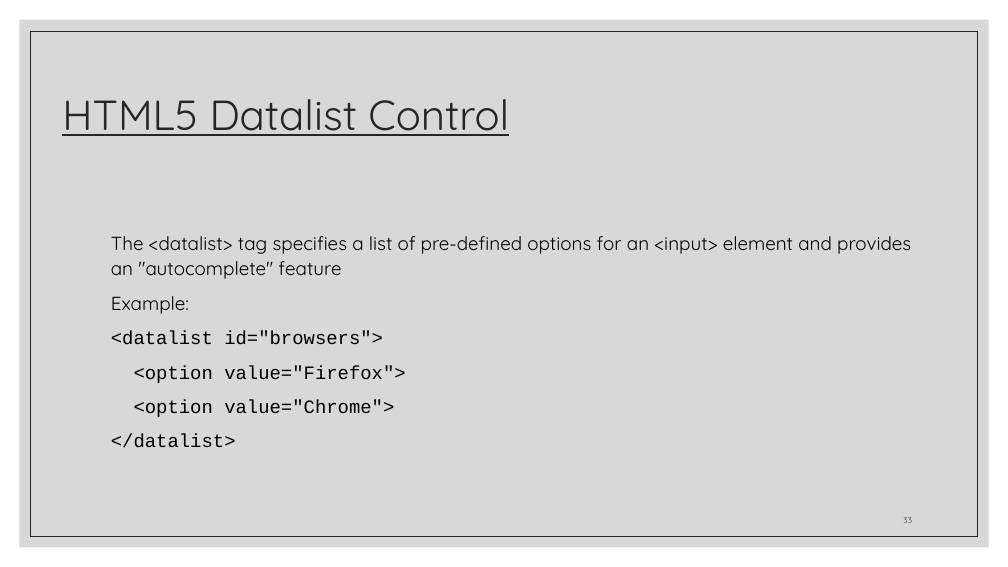
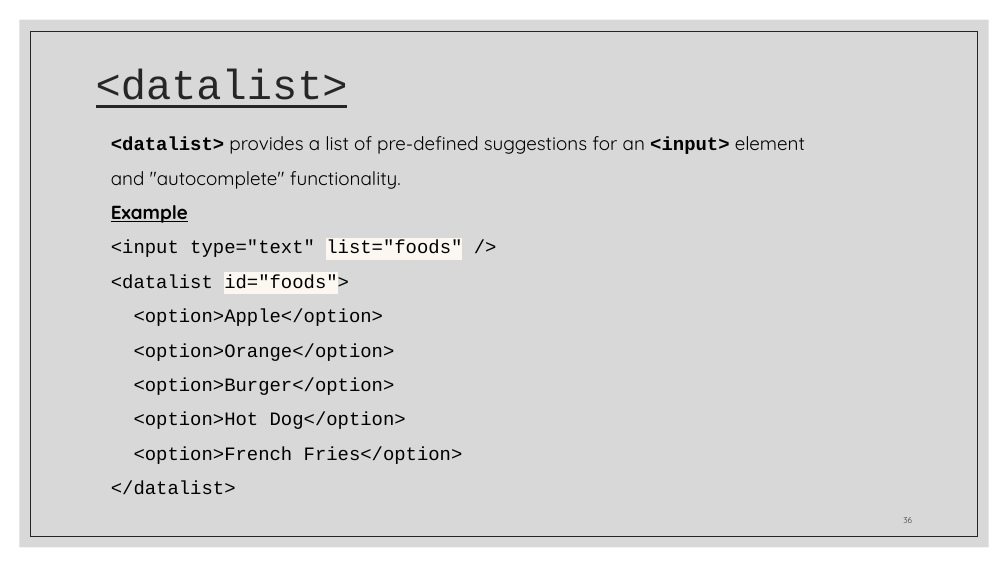
Before and after one commit to zackstotts/base-node-curriculum, a slide deck: slide 36 of unit_00/html_review/02 HTML Forms.pptx (slide 33 before the commit). Drawn at 1008x567 pixels with LibreOffice and Linux fonts; fonts in the diff are those of the drawing. Boxes give left, top, right and bottom in pixels: in the first picture for what was removed or moved away, otherwise in the second. Text is boxed around its words. In the diff, an @@ line names an element or a change of style, - is before the commit and + after.

Commit message:
Updating forms slides and examples

```diff
--- a/unit_00/html_review/02 HTML Forms.pptx
+++ b/unit_00/html_review/02 HTML Forms.pptx
@@ title at (96,69,348,108): text changed; font Quicksand to Courier New @@
-HTML5 Datalist Control
+<datalist>
@@ text "<datalist> provides a list of ...": place and size @@
-text "<datalist> provides a list of ..." at (111,236,911,448)
+text "<datalist> provides a list of ..." at (111,136,805,495)
@@ text at (111,136,805,464): text changed; font Quicksand to Courier New @@
-The <datalist> tag specifies a list of pre-defined options for an <input> element and provides an "autocomplete" feature
-Example:
-<datalist id="browsers">
-<option value="Firefox">
-<option value="Chrome">
+<datalist> provides a list of pre-defined suggestions for an <input> element
+and "autocomplete" functionality.
+Example
+<input type="text" list="foods" />
+<datalist id="foods">
+<option>Apple</option>
+<option>Orange</option>
+<option>Burger</option>
+<option>Hot Dog</option>
+<option>French Fries</option>
```
Also in this commit, not shown: 3 other slides changed, 9 slides added, 8 slides removed, 3 other files.
